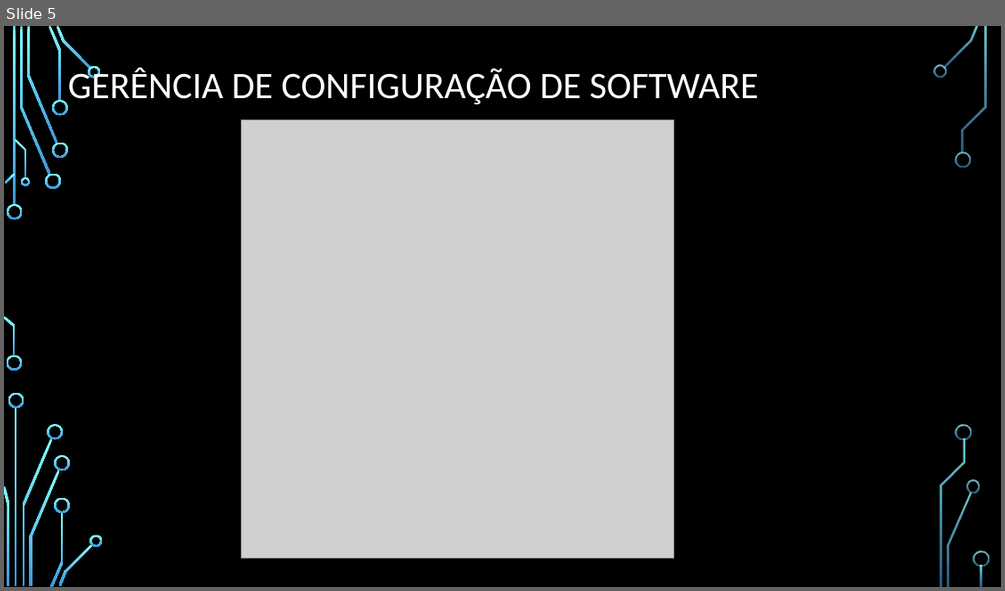
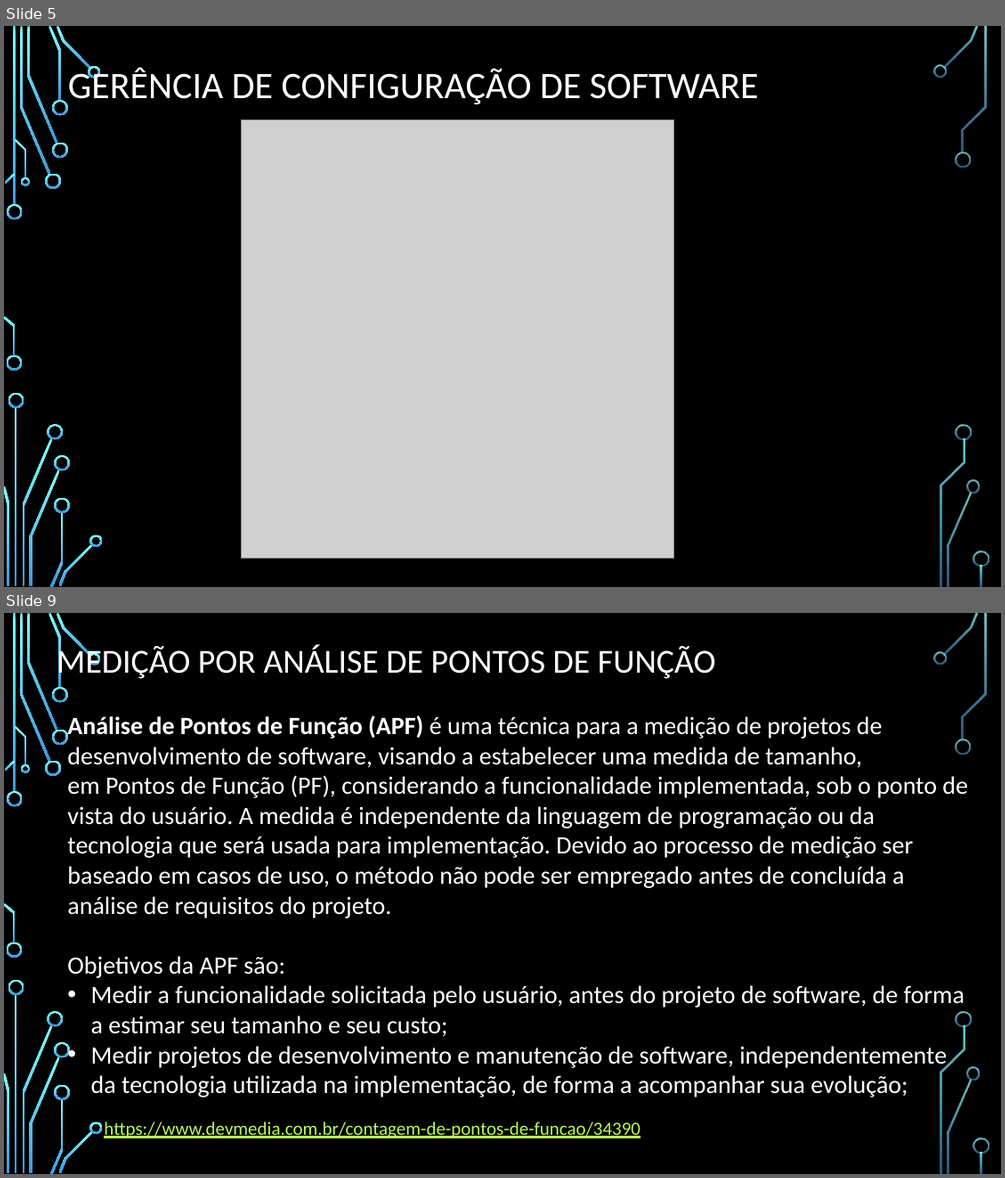
Before and after one commit to DeniseCruz/GerenciaConfig, a slide deck: MedicaoMetricas.pptx. Shown one above the other, each under a label of ours: slide 5 before the commit, slides 5 and 9 after it; the slides between them are not shown. The pictures are 1005x591 and 1005x1178 pixels, drawn with LibreOffice and Linux fonts; fonts in the diff are those of the drawing; grey boxes stand for pictures; background and template pictures are left out. Boxes give left, top, right and bottom in pixels: in the first picture for what was removed or moved away, otherwise in the second. Text is boxed around its words. In the diff, an @@ line names an element or a change of style, - is before the commit and + after.

```diff
--- a/MedicaoMetricas.pptx
+++ b/MedicaoMetricas.pptx
@@ slide 9 added at [4,613,1001,1174], background picture (left out); not listed: 36 template elements that a slide beside it also shows @@
@@ title added at [57,645,716,682], 32.4 pt, text #FFFFFF @@
+MEDIÇÃO POR ANÁLISE DE PONTOS DE FUNÇÃO
@@ text added at [67,715,968,1097], 24 pt, text #FFFFFF @@
+Análise de Pontos de Função (APF) é uma técnica para a medição de projetos de desenvolvimento de software, visando a estabelecer uma medida de tamanho, em Pontos de Função (PF), considerando a funcionalidade implementada, sob o ponto de vista do usuário. A medida é independente da linguagem de programação ou da tecnologia que será usada para implementação. Devido ao processo de medição ser baseado em casos de uso, o método não pode ser empregado antes de concluída a análise de requisitos do projeto.
+Objetivos da APF são:
+• Medir a funcionalidade solicitada pelo usuário, antes do projeto de software, de forma a estimar seu tamanho e seu custo;
+• Medir projetos de desenvolvimento e manutenção de software, independentemente da tecnologia utilizada na implementação, de forma a acompanhar sua evolução;
@@ text added at [104,1121,640,1138], 18 pt, text #B8FA56, underline @@
+https://www.devmedia.com.br/contagem-de-pontos-de-funcao/34390
```
Also in this commit, not shown: 7 slides changed, 10 other slides added, 1 slide removed.
